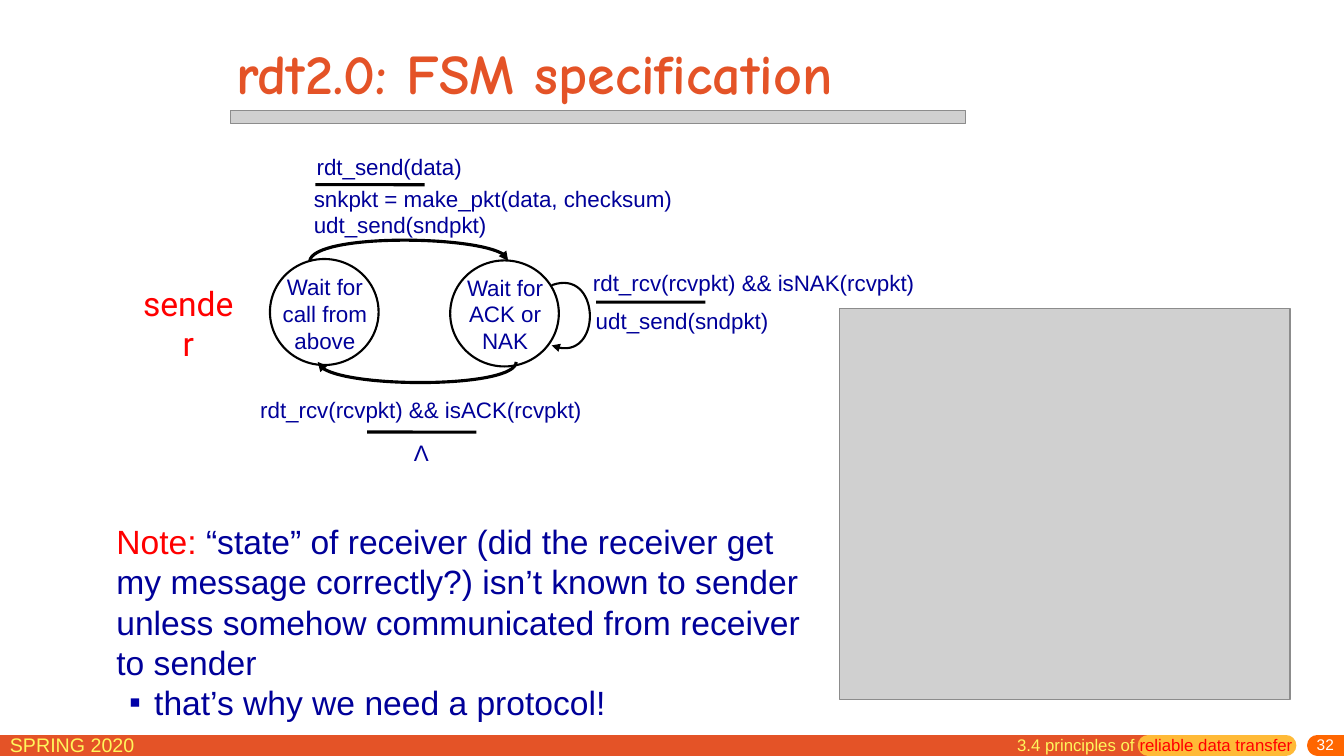
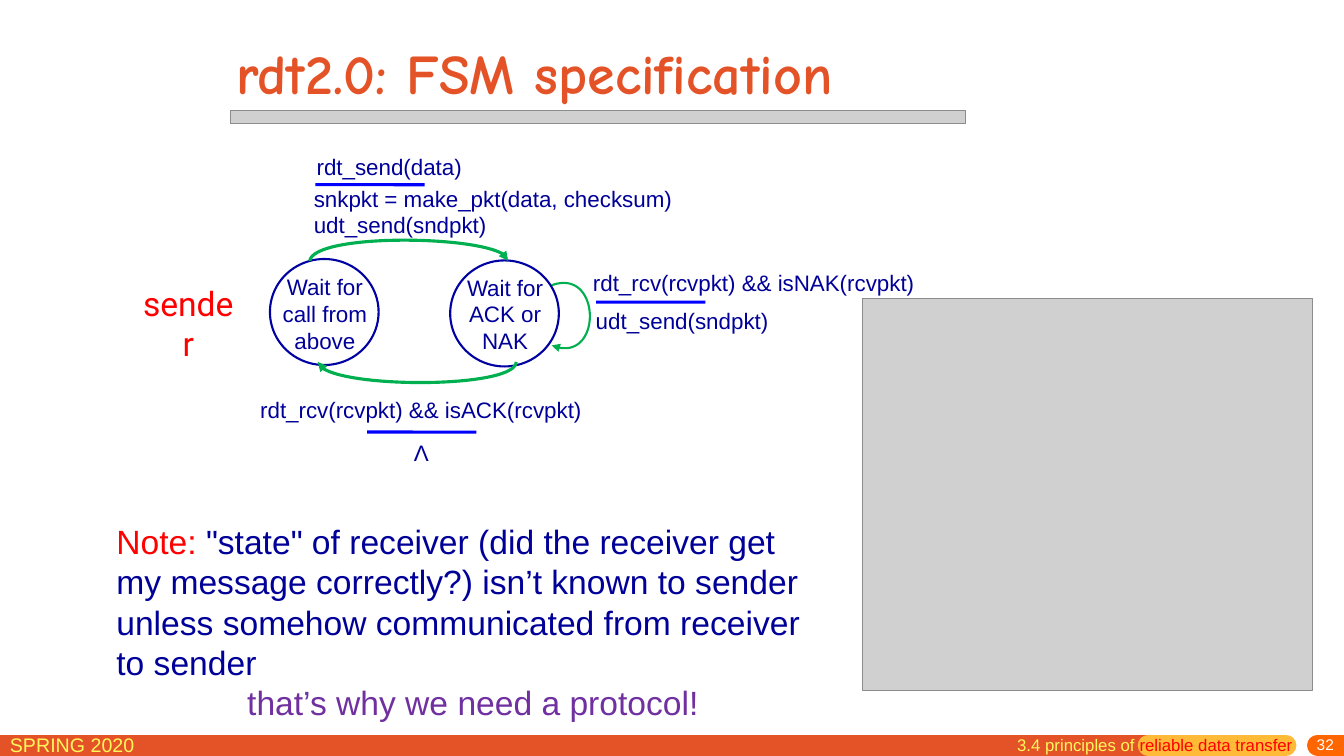
Before and after one commit to network-distributed/presentations, a slide deck: slide 32 of chapter3.pptx. Drawn at 1344x756 pixels with LibreOffice and Linux fonts; fonts in the diff are those of the drawing; grey boxes stand for pictures. Boxes give left, top, right and bottom in pixels: in the first picture for what was removed or moved away, otherwise in the second. Text is boxed around its words. In the diff, an @@ line names an element or a change of style, - is before the commit and + after.

```diff
--- a/chapter3.pptx
+++ b/chapter3.pptx
@@ line (316, 185) - (424, 185): stroke #000000 2.25 pt to #0000FF 2.25 pt @@
@@ freeform shape at (310,234,508,261): outline #000000 2.25 pt to #00B050 2.25 pt @@
@@ ellipse at (270,259,379,365): outline #000000 1.5 pt to #0000A3 1.5 pt @@
@@ ellipse at (451,260,560,366): outline #000000 1.5 pt to #0000A3 1.5 pt @@
@@ freeform shape at (552,267,603,366): outline #000000 1.5 pt to #00B050 1.5 pt @@
@@ picture: place and size @@
-picture at (840,309,1291,700)
+picture at (862,298,1313,690)
@@ line (596, 302) - (706, 302): stroke #000000 2.25 pt to #0000FF 2.25 pt @@
@@ text removed at (928,307,1257,332) @@
-rdt_rcv(rcvpkt) && corrupt(rcvpkt)
@@ freeform shape at (318,362,516,389): outline #000000 2.25 pt to #00B050 2.25 pt @@
@@ line (367, 433) - (477, 433): stroke #000000 2.25 pt to #0000FF 2.25 pt @@
@@ text at (116,529,799,676): text changed @@
-Note: “state” of receiver (did the receiver get my message correctly?) isn’t known to sender unless somehow communicated from receiver to sender
+Note: "state" of receiver (did the receiver get my message correctly?) isn’t known to sender unless somehow communicated from receiver to sender
@@ text at (247,690,699,722): text colour #000099 to #7030A0 in "that’s why we need a protocol!"; alignment left to centre; bullet ▪ to none @@
```
Also in this commit, not shown: 58 other slides changed, 9 slides added, 2 other files.
